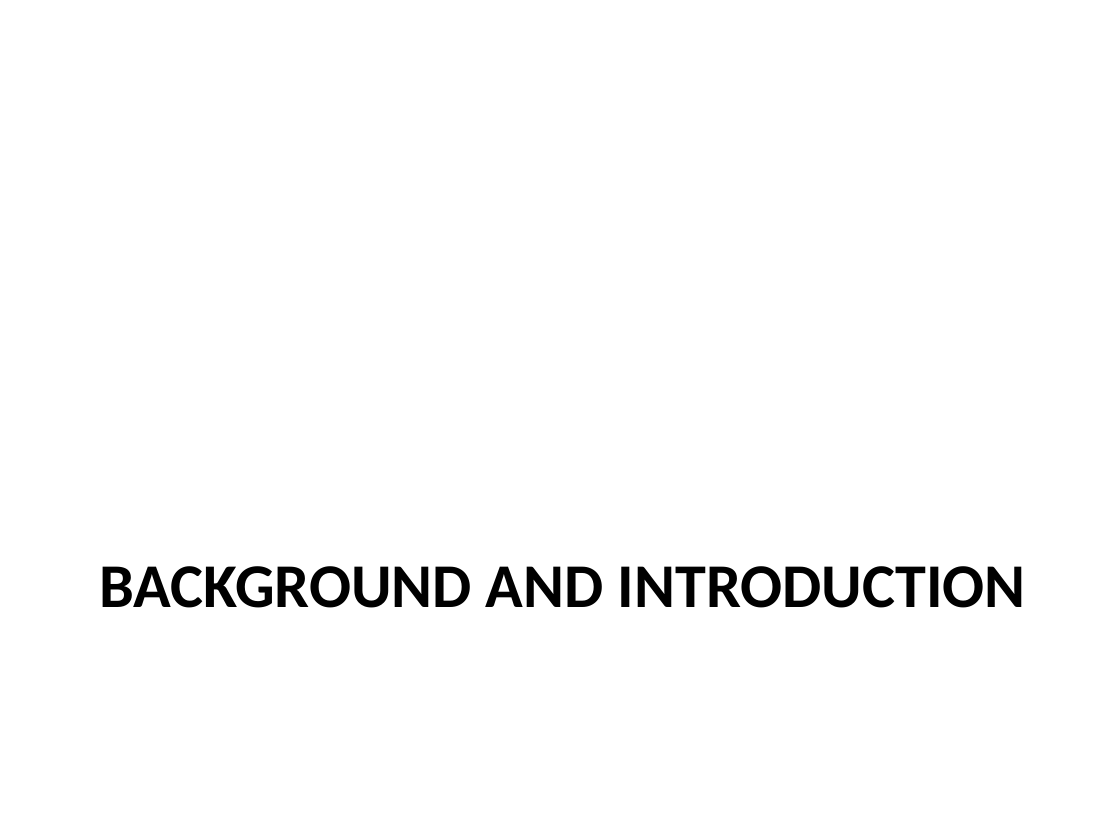
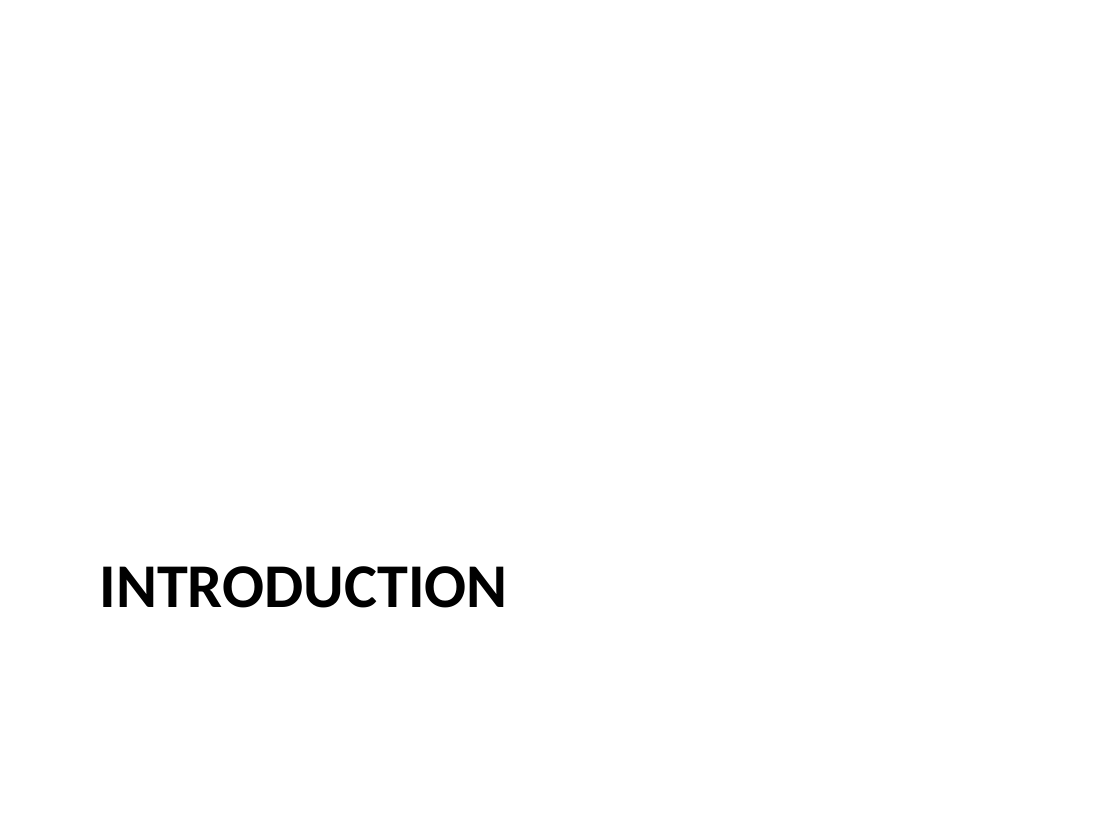
Before and after one commit to pandistic-zain/Fitnesstan--FYP, a slide deck: slide 3 of fitnesstan-documentation/FItnessstan_Final Presentation_Part 2.pptx (slide 4 before the commit). Drawn at 1120x840 pixels with LibreOffice and Linux fonts; fonts in the diff are those of the drawing; background and template pictures are left out. Boxes give left, top, right and bottom in pixels: in the first picture for what was removed or moved away, otherwise in the second. Text is boxed around its words. In the diff, an @@ line names an element or a change of style, - is before the commit and + after.

```diff
--- a/fitnesstan-documentation/FItnessstan_Final Presentation_Part 2.pptx
+++ b/fitnesstan-documentation/FItnessstan_Final Presentation_Part 2.pptx
@@ title at (x1=100, y1=566, x2=508, y2=608): text changed @@
-BACKGROUND AND INTRODUCTION
+INTRODUCTION
```
Also in this commit, not shown: 6 other slides changed, 26 slides removed.
